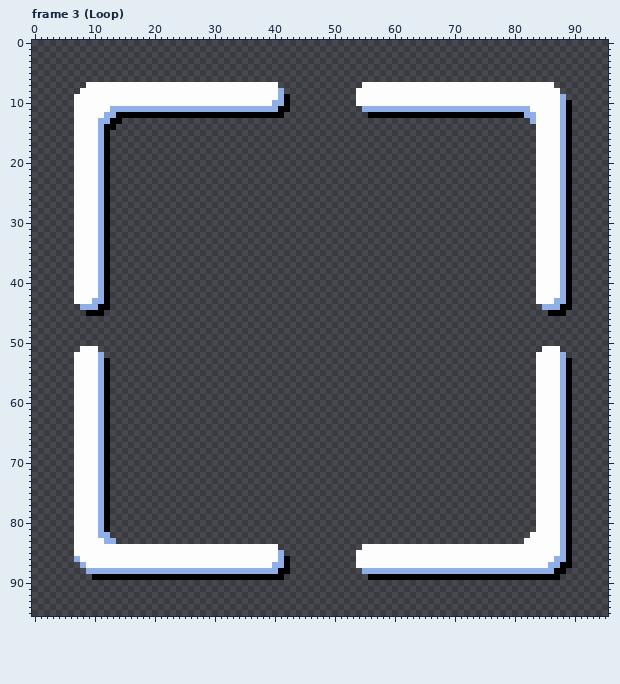
One commit to this pixel-art file: assets/cursor_tile.ase. The first picture shows the starting point.
96x96 pixels, 4 frames. Shown: frame 3 (Loop). The commit also changed other frames, which this record leaves out.
The result:
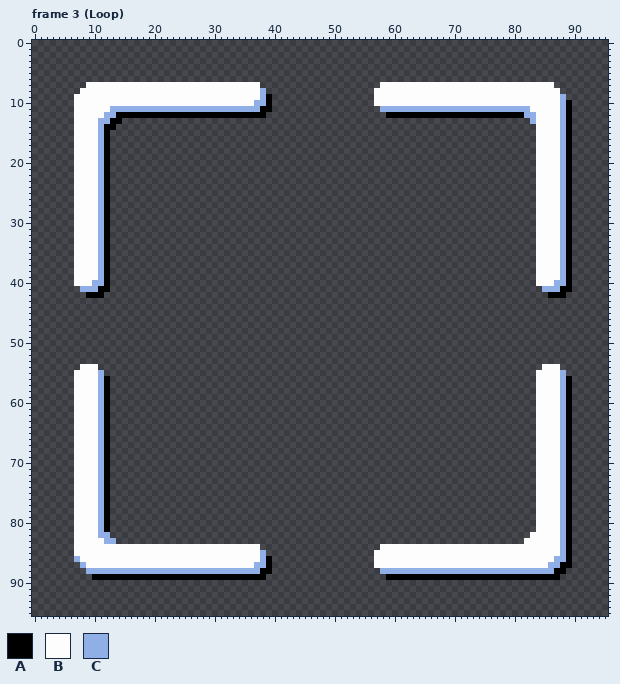
Palette (. is transparent): A #000000  B #fdfdfd  C #90afe6
Change:
Frame 3 (Loop):
y 7: x 38..40 BBB -> ...; x 55..57 BBB -> ...
y 8: x 38..41 BBBC -> C...; x 54..56 BBB -> ...
y 9: x 38..42 BBBCA -> CA...; x 54..56 BBB -> ...
y 10: x 37..42 BBBCCA -> CCA...; x 54..56 BBB -> ...
y 11: x 38..42 CCCAA -> AA...; x 55..57 CCC -> ...
y 12: x 39..41 AAA -> ...; x 56..58 AAA -> ...
y 40: x 10 B -> C; x 87 B -> C
y 41: x 7..11 BBBBC -> .CCCA; x 84..88 BBBBC -> .CCCA
y 42: x 7..12 BBBBCA -> ..AAA.; x 84..89 BBBBCA -> ..AAA.
y 43: x 7..12 BBBCCA -> ......; x 84..89 BBBCCA -> ......
y 44: x 8..12 CCCAA -> .....; x 85..89 CCCAA -> .....
y 45: x 9..11 AAA -> ...; x 86..88 AAA -> ...
y 51: x 8..10 BBB -> ...; x 85..87 BBB -> ...
y 52: x 7..11 BBBBC -> .....; x 84..88 BBBBC -> .....
y 53: x 7..12 BBBBCA -> ......; x 84..89 BBBBCA -> ......
y 54: x 7 B -> .; x 11..12 CA -> ..; x 84 B -> .; x 88..89 CA -> ..
y 55: x 12 A -> .; x 89 A -> .
y 84: x 38..40 BBB -> ...; x 55..57 BBB -> ...
y 85: x 38..41 BBBC -> C...; x 54..56 BBB -> ...
y 86: x 38..42 BBBCA -> CA...; x 54..56 BBB -> ...
y 87: x 37..42 BBBCCA -> CCA...; x 54..56 BBB -> ...
y 88: x 38..42 CCCAA -> AA...; x 55..57 CCC -> ...
y 89: x 39..41 AAA -> ...; x 56..58 AAA -> ...
Changed places in both pictures, as pixel boxes (x1, y1, x2, y2):
changed: (254, 82, 290, 118)
erased: (356, 82, 386, 118)
changed: (74, 280, 110, 316)
changed: (536, 280, 572, 316)
erased: (74, 346, 110, 376)
erased: (536, 346, 572, 376)
changed: (254, 544, 290, 580)
erased: (356, 544, 386, 580)
